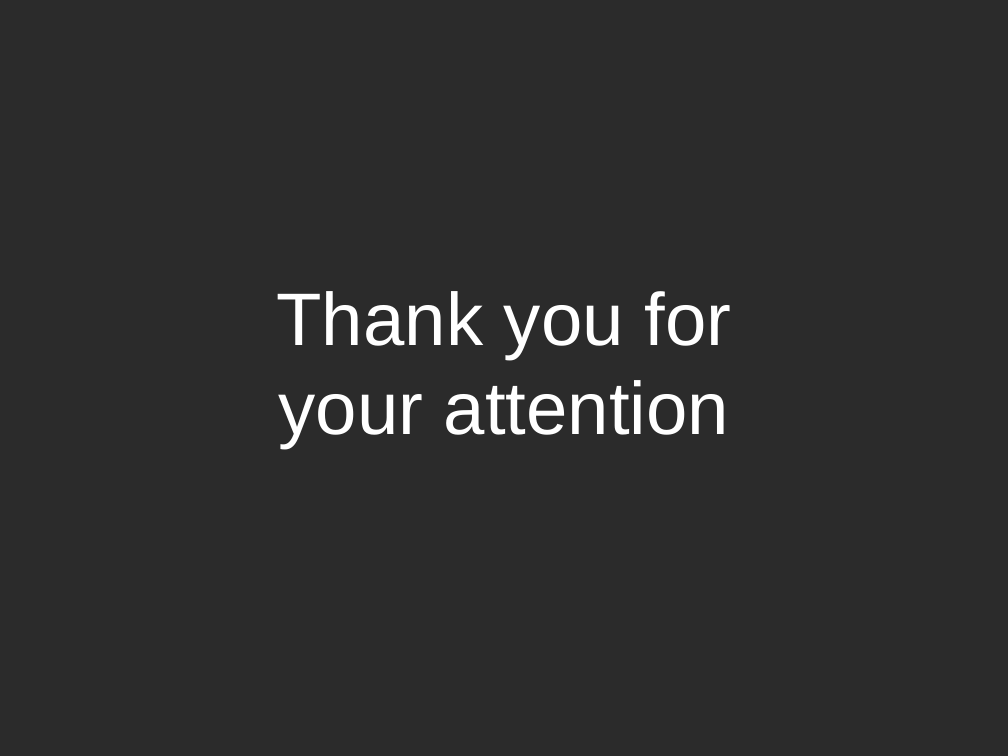
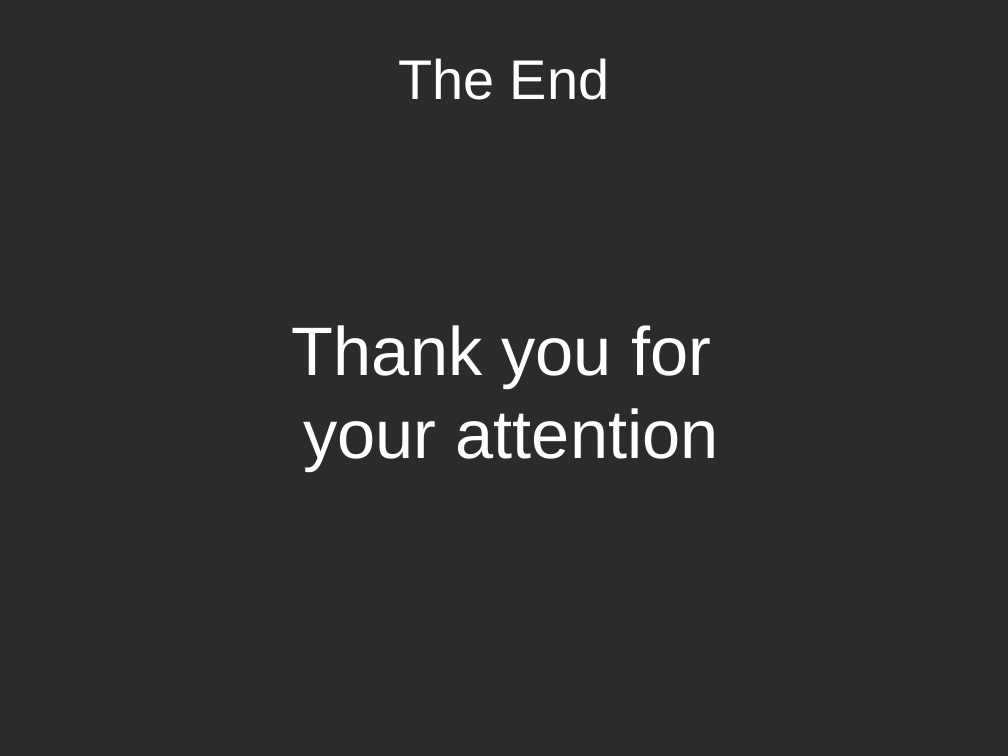
Before and after one commit to EdoardoLenzi9/Advanced-Programming-CPP-Dodo-Neko, a slide deck: slide 13 of Documentation/Milestone 4.odp (slide 22 before the commit). Drawn at 1008x756 pixels with LibreOffice and Linux fonts; fonts in the diff are those of the drawing; background and template pictures are left out; a plain dark background stands for a picture behind light text. Boxes give left, top, right and bottom in pixels: in the first picture for what was removed or moved away, otherwise in the second. Text is boxed around its words. In the diff, an @@ line names an element or a change of style, - is before the commit and + after.

```diff
--- a/Documentation/Milestone 4.odp
+++ b/Documentation/Milestone 4.odp
@@ title added at (398, 58, 609, 100), 44 pt, text #FFFFFF @@
+The End
@@ text "Thank you for your attention": place and size @@
-text "Thank you for your attention" at (277, 291, 731, 448)
+text "Thank you for your attention" at (292, 325, 719, 471)
@@ text "Thank you for your attention" at (292, 325, 719, 471): size 58.6 to 54 pt; indent changed; more space between paragraphs; vertical alignment middle to top @@
```
Also in this commit, not shown: 2 other slides changed, 10 slides added, 20 slides removed.
